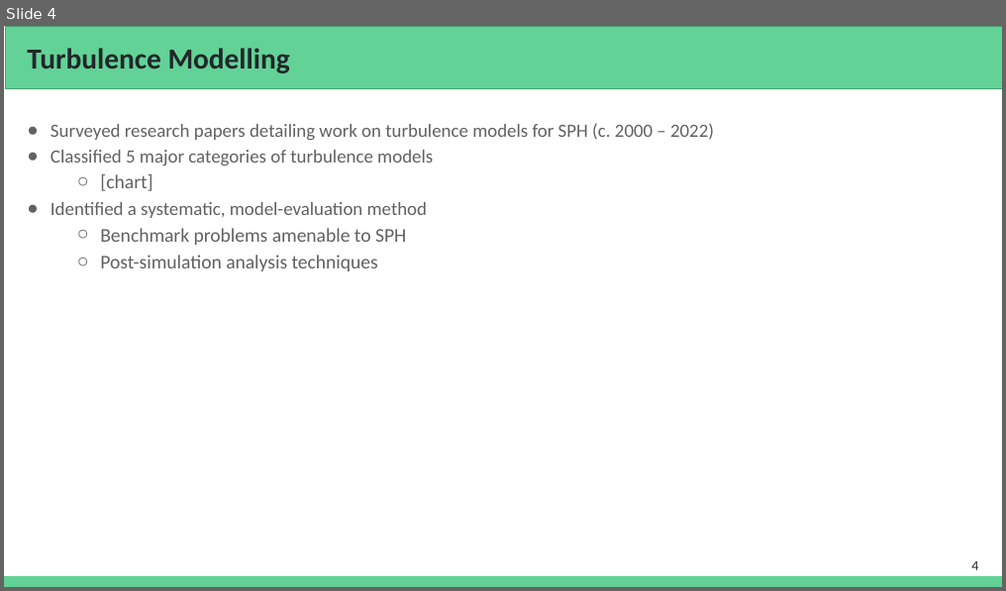
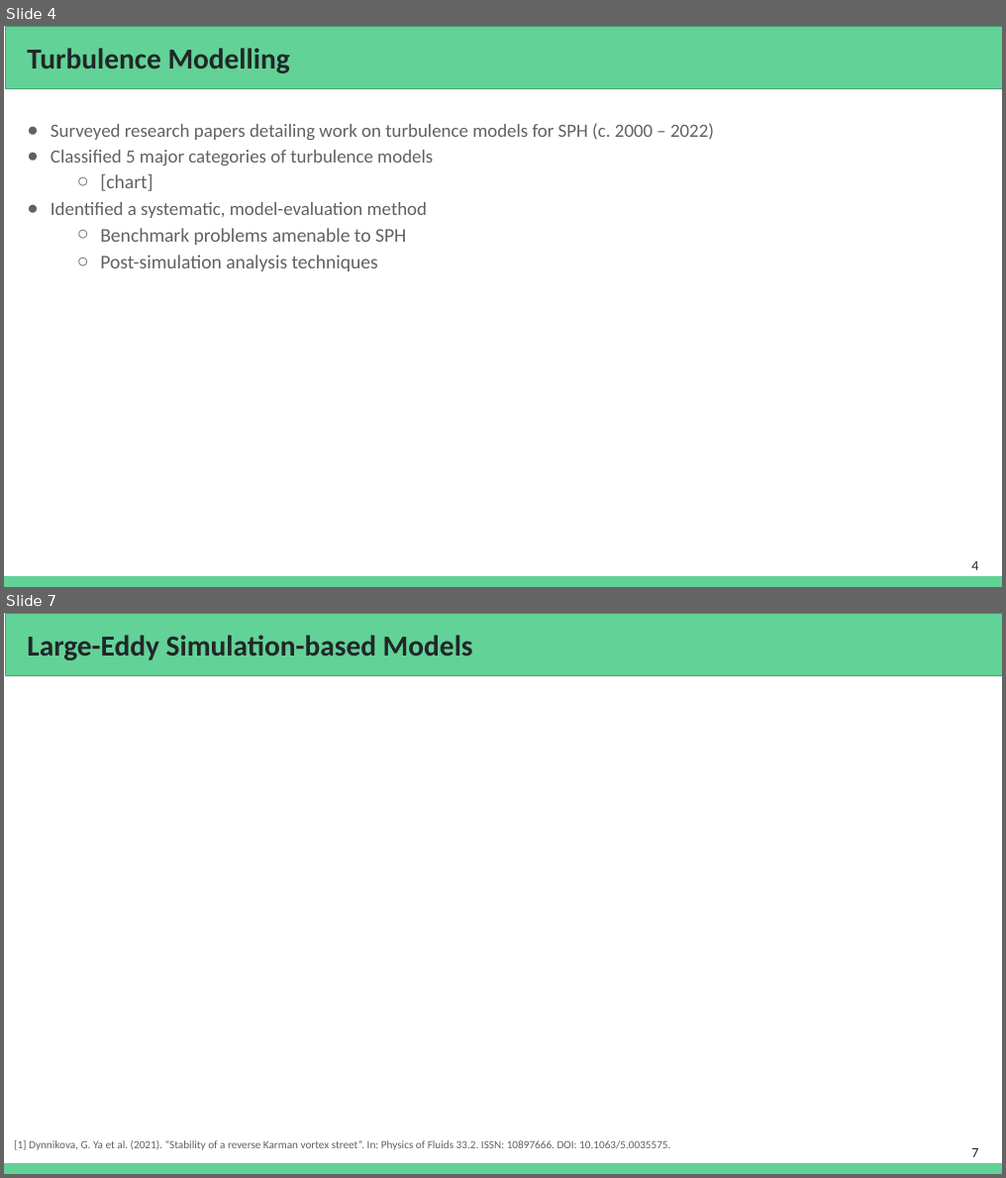
Before and after one commit to Prajwal-Prathiksh/ddp-thesis, a slide deck: report/DDP Stage I - 2022.pptx. Shown one above the other, each under a label of ours: slide 4 before the commit, slides 4 and 7 after it; the slides between them are not shown. The pictures are 1006x591 and 1006x1178 pixels, drawn with LibreOffice and Linux fonts; fonts in the diff are those of the drawing; grey boxes stand for pictures. Boxes give left, top, right and bottom in pixels: in the first picture for what was removed or moved away, otherwise in the second. Text is boxed around its words. In the diff, an @@ line names an element or a change of style, - is before the commit and + after.

```diff
--- a/report/DDP Stage I - 2022.pptx
+++ b/report/DDP Stage I - 2022.pptx
@@ slide 7 added at (4,613,1002,1174), background #FFFFFF; not listed: 1 template element that a slide beside it also shows @@
@@ rectangle added at (5,613,1002,676), fill #63D297, outline #4BA173 0.75 pt @@
@@ title added at (27,635,473,661), 28 pt, text #202729, bold @@
+Large-Eddy Simulation-based Models
@@ text added at (14,1141,670,1151), 10.7 pt, text #616161 @@
+[1] Dynnikova, G. Ya et al. (2021). “Stability of a reverse Karman vortex street”. In: Physics of Fluids 33.2. ISSN: 10897666. DOI: 10.1063/5.0035575.
@@ page number added at (971,1149,978,1157), 13.3 pt, text #202729 @@
+7
```
Also in this commit, not shown: 2 slides changed, 5 other slides added.
